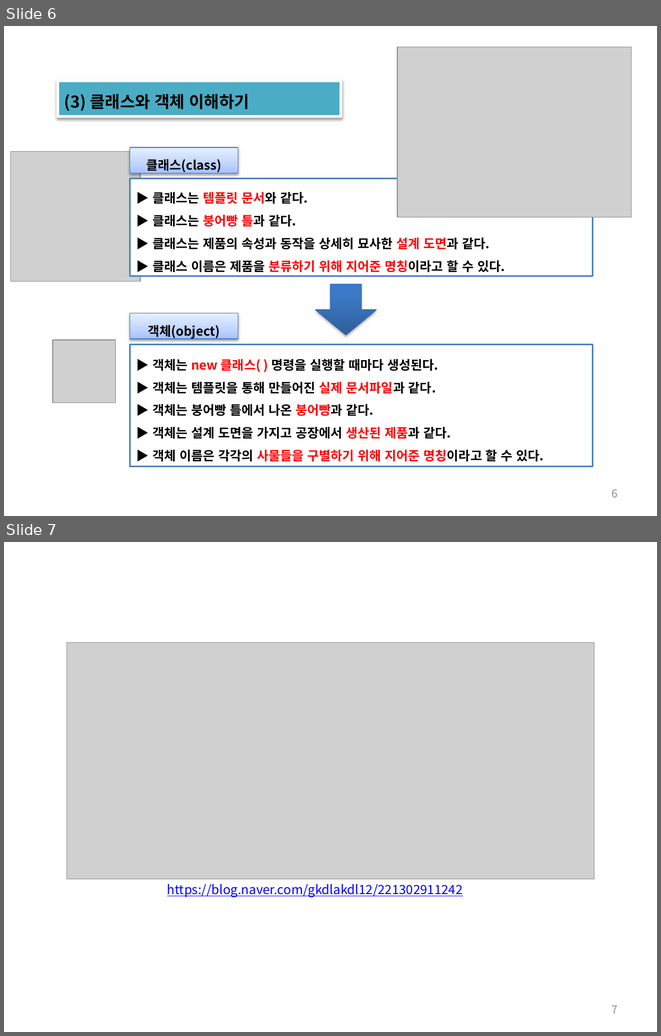
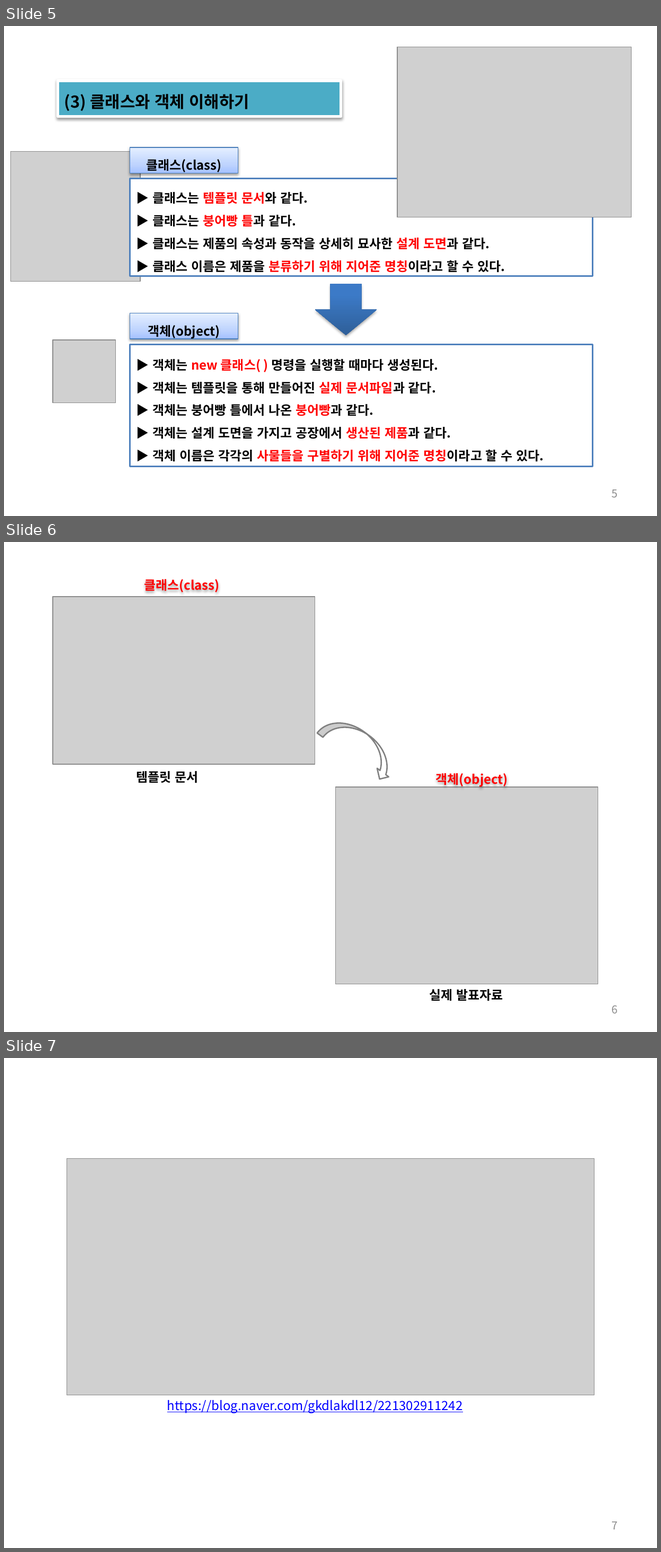
Before and after one commit to histime7/2018JavaClassroom, a slide deck: 수업자료/05_자바 프로그램의 기본 구조.pptx. Shown one above the other, each under a label of ours: slides 6 and 7 before the commit, slides 5, 6 and 7 after it. The pictures are 661x1036 and 661x1552 pixels, drawn with LibreOffice and Linux fonts; fonts in the diff are those of the drawing; grey boxes stand for pictures. Boxes give left, top, right and bottom in pixels: in the first picture for what was removed or moved away, otherwise in the second. Text is boxed around its words. In the diff, an @@ line names an element or a change of style, - is before the commit and + after.

```diff
--- a/수업자료/05_자바 프로그램의 기본 구조.pptx
+++ b/수업자료/05_자바 프로그램의 기본 구조.pptx
@@ slide 6 added at (4,542,657,1032), background #FFFFFF @@
@@ text added at (144,579,220,592), 14 pt, text #FF0000, bold @@
+클래스(class)
@@ picture added at (53,597,316,764) @@
@@ curved left arrow added at (317,709,403,783), fill #FFFFFF, outline #808080 1.5 pt @@
@@ rectangle added at (418,761,526,787), 14 pt, text #FF0000, bold @@
+객체(object)
@@ text added at (136,771,199,783), 14 pt, text #000000, bold @@
+템플릿 문서
@@ picture added at (336,787,598,983) @@
@@ text added at (430,989,503,1000), 14 pt, text #000000, bold @@
+실제 발표자료
@@ page number added at (612,1005,618,1013), 12 pt, text #8C8C8C @@
+6
@@ what was slide 6 is now slide 5 @@
@@ page number at (612,489,618,497): text changed @@
-6
+5
```
Also in this commit, not shown: 1 slide changed, 1 other slide added, 4 slides removed, 12 other files.
